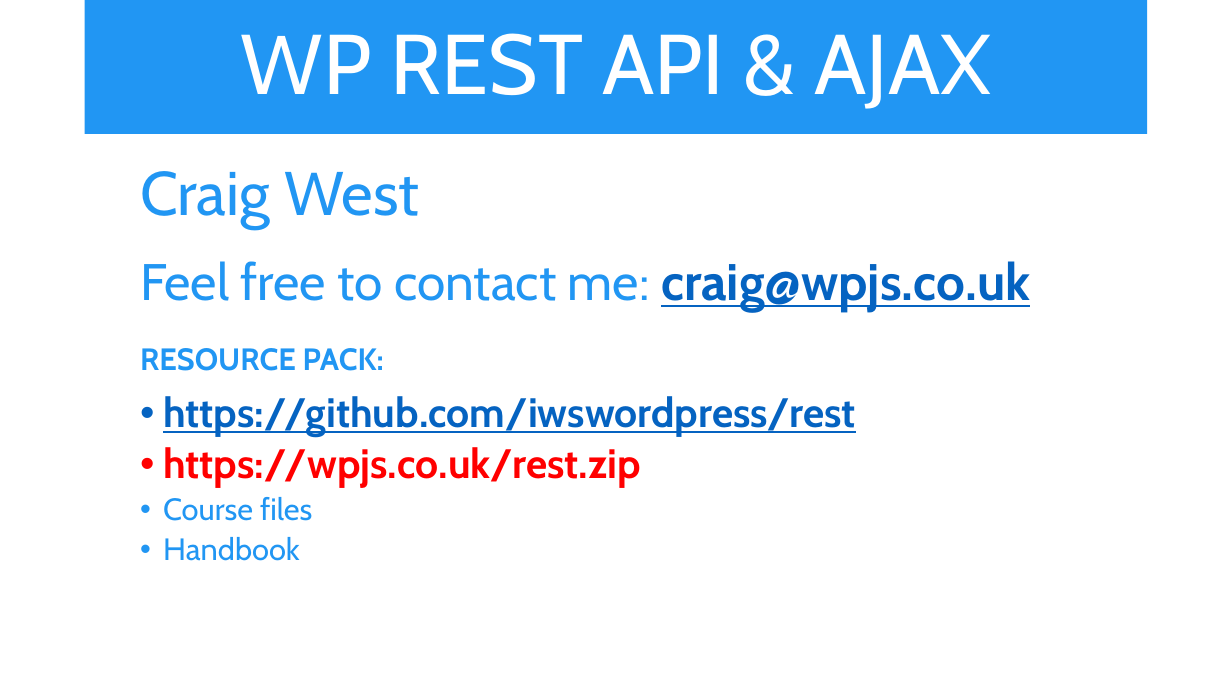
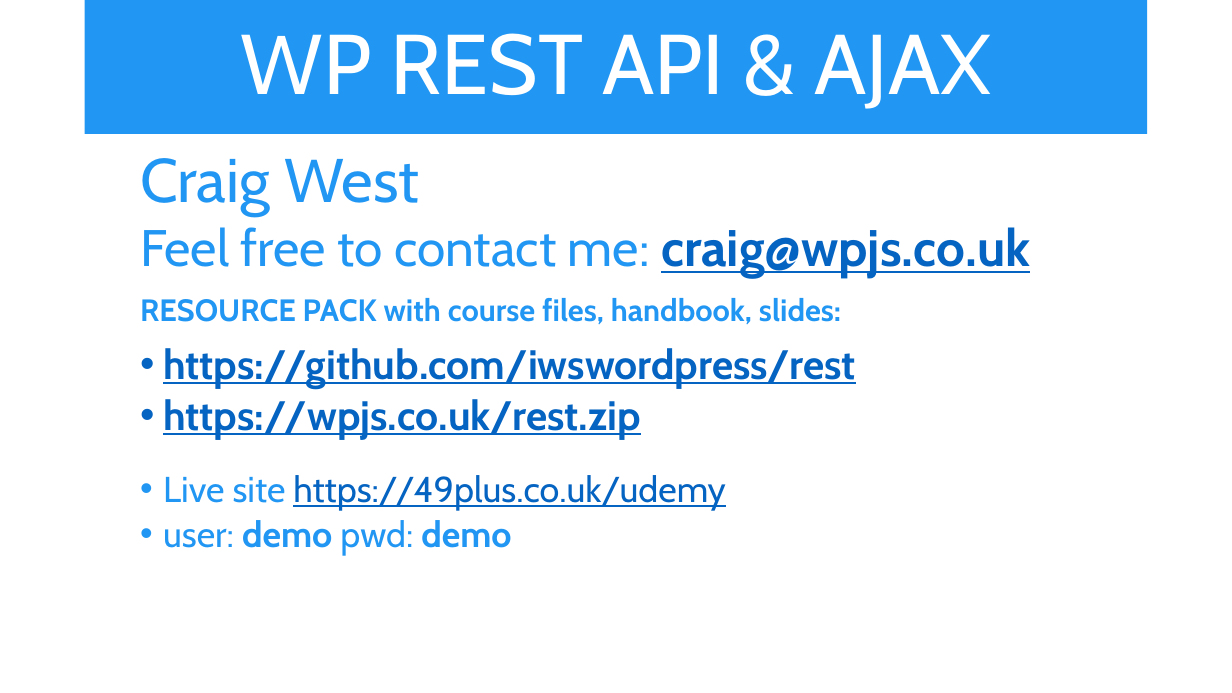
Before and after one commit to iwswordpress/rest, a slide deck: slide 1 of rest-api-workshop.pptx. Drawn at 1232x693 pixels with LibreOffice and Linux fonts; fonts in the diff are those of the drawing. Boxes give left, top, right and bottom in pixels: in the first picture for what was removed or moved away, otherwise in the second. Text is boxed around its words. In the diff, an @@ line names an element or a change of style, - is before the commit and + after.

Commit message:
change slides

```diff
--- a/rest-api-workshop.pptx
+++ b/rest-api-workshop.pptx
@@ text at [140,298,841,324]: text changed @@
-  RESOURCE PACK:
+  RESOURCE PACK with course files, handbook, slides:
@@ text at [163,399,641,439]: text colour #FF0000 to #0563C1, underline on in "https://wpjs.co.uk/rest.zip" @@
@@ text at [163,475,725,556]: text changed; size 24 to 28 pt; text colour #2196F3 to #0563C1 @@
-  • Course files
-  • Handbook
+  • Live site https://49plus.co.uk/udemy
+  • user: demo pwd: demo
```
Also in this commit, not shown: 1 other slide changed.
